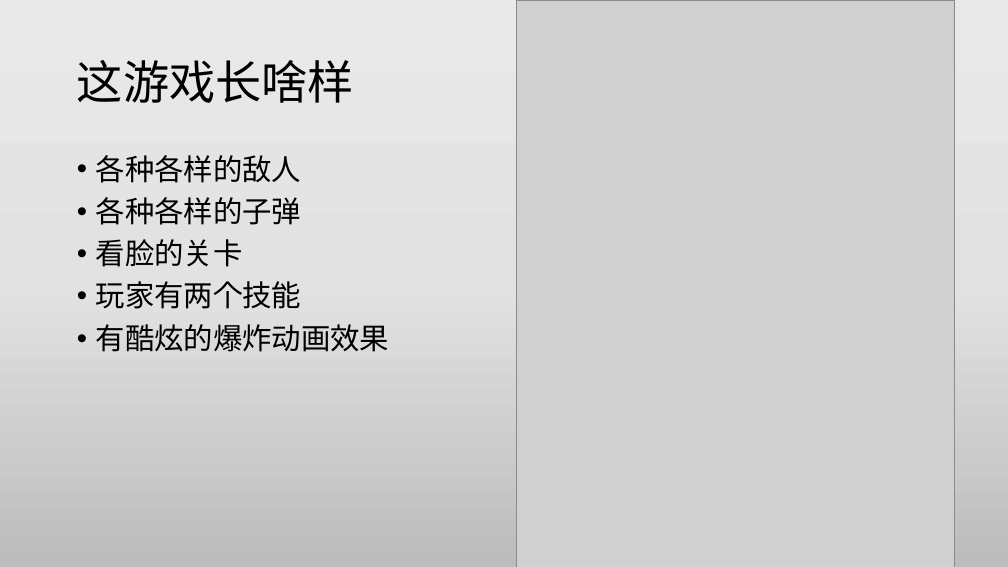
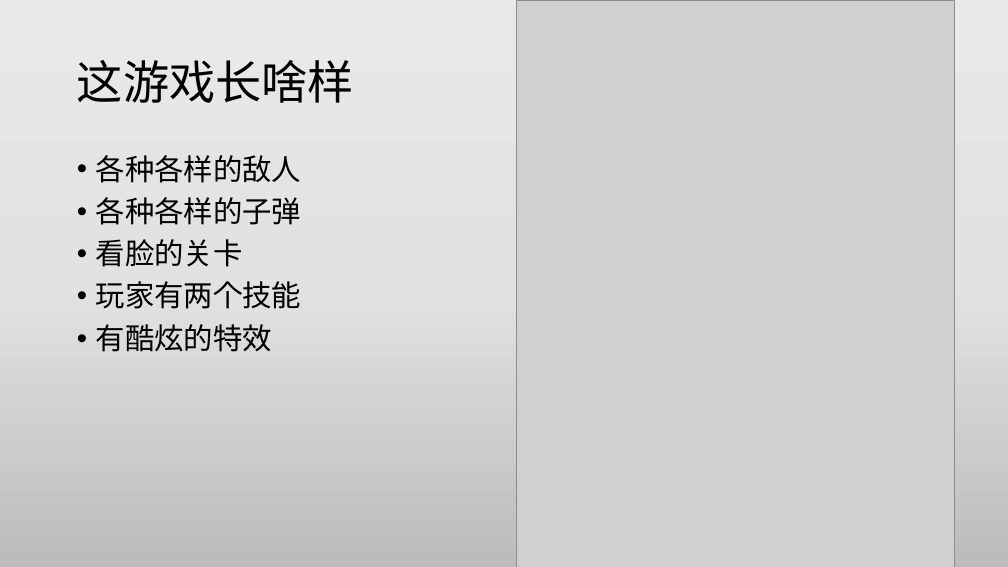
Before and after one commit to jiangyuzhao/ShootGame, a slide deck: slide 2 of Presentation1.pptx. Drawn at 1008x567 pixels with LibreOffice and Linux fonts; fonts in the diff are those of the drawing; grey boxes stand for pictures. Boxes give left, top, right and bottom in pixels: in the first picture for what was removed or moved away, otherwise in the second. Text is boxed around its words. In the diff, an @@ line names an element or a change of style, - is before the commit and + after.

```diff
--- a/Presentation1.pptx
+++ b/Presentation1.pptx
@@ text at (x1=96, y1=324, x2=272, y2=352): text changed @@
-• 有酷炫的爆炸动画效果
+• 有酷炫的特效
```
Also in this commit, not shown: 4 other files.
